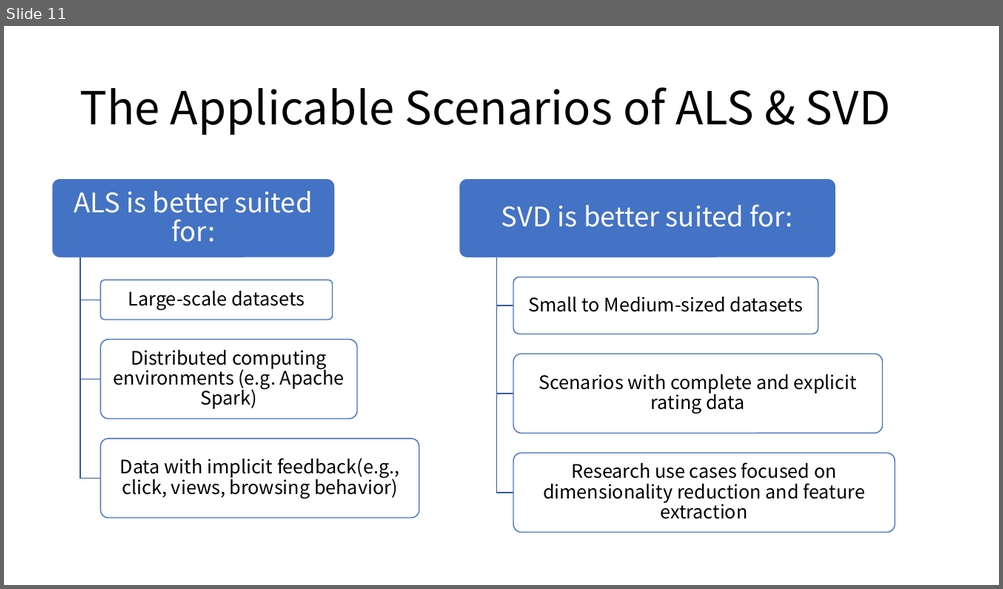
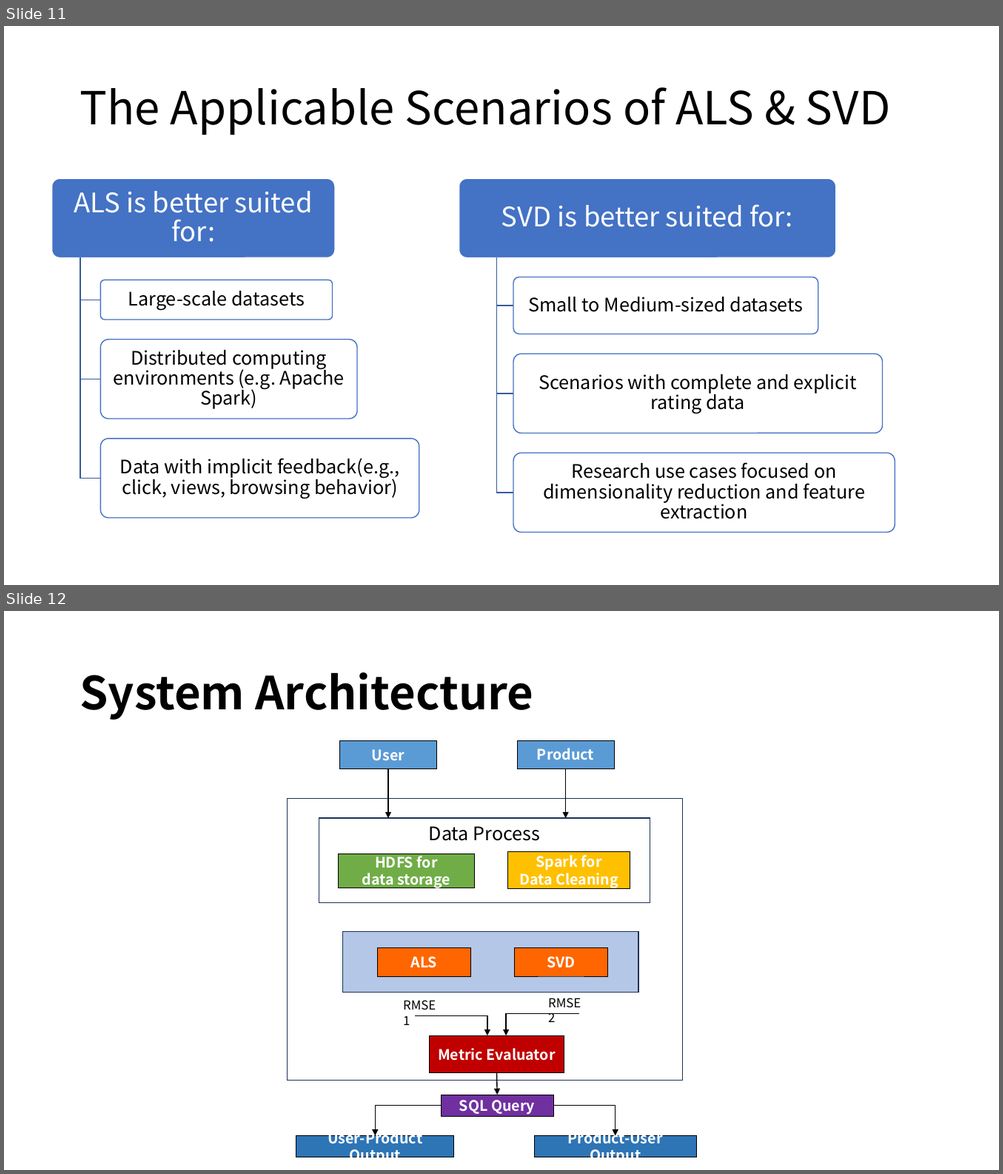
Before and after one commit to susie682/752-project, a slide deck: Commerce Product Recommendation with Spark ML-PPT.pptx. Shown one above the other, each under a label of ours: slide 11 before the commit, slides 11 and 12 after it. The pictures are 1003x589 and 1003x1174 pixels, drawn with LibreOffice and Linux fonts; fonts in the diff are those of the drawing. Boxes give left, top, right and bottom in pixels: in the first picture for what was removed or moved away, otherwise in the second. Text is boxed around its words. In the diff, an @@ line names an element or a change of style, - is before the commit and + after.

Commit message:
PPT

```diff
--- a/Commerce Product Recommendation with Spark ML-PPT.pptx
+++ b/Commerce Product Recommendation with Spark ML-PPT.pptx
@@ slide 12 added at (x1=4, y1=611, x2=999, y2=1170), background #FFFFFF @@
@@ title added at (x1=79, y1=672, x2=533, y2=720), 44 pt, text #000000, bold @@
+System Architecture
@@ rectangle added at (x1=340, y1=741, x2=437, y2=769), fill #5B9BD5, outline #000000 0.5 pt, 14 pt, text #FFFFFF, bold @@
+User
@@ rectangle added at (x1=518, y1=741, x2=614, y2=769), fill #5B9BD5, outline #000000 0.5 pt, 14 pt, text #FFFFFF, bold @@
+Product
@@ arrow added from (388, 769) to (388, 818), #000000 1 pt @@
@@ arrow added from (566, 769) to (566, 818), #000000 1 pt @@
@@ rectangle added at (x1=287, y1=799, x2=683, y2=1081), outline #1E3256 1 pt @@
@@ rectangle added at (x1=318, y1=818, x2=650, y2=903), outline #1E3256 1 pt, 18 pt, text #000000 @@
+Data Process
@@ rectangle added at (x1=338, y1=854, x2=475, y2=888), fill #70AD47, outline #000000 0.5 pt, 14 pt, text #FFFFFF, bold @@
+HDFS for
+data storage
@@ rectangle added at (x1=508, y1=852, x2=630, y2=889), fill #FFC000, outline #000000 0.5 pt, 14 pt, text #FFFFFF, bold @@
+Spark for
+Data Cleaning
@@ group added at (x1=343, y1=932, x2=638, y2=1025): 3 rectangles, 2 texts @@
+ALS
+SVD
+RMSE 1
+RMSE 2
@@ elbow arrow added from (415, 1016) to (487, 1037), #000000 1 pt @@
@@ elbow arrow added from (578, 1014) to (506, 1037), #000000 1 pt @@
@@ rectangle added at (x1=430, y1=1037, x2=563, y2=1073), fill #C00000, outline #000000 0.5 pt, 14 pt, text #FFFFFF, bold @@
+Metric Evaluator
@@ arrow added from (496, 1073) to (497, 1095), #000000 1 pt @@
@@ rectangle added at (x1=441, y1=1095, x2=553, y2=1117), fill #7030A0, outline #000000 0.5 pt, 14 pt, text #FFFFFF, bold @@
+SQL Query
@@ elbow arrow added from (441, 1105) to (375, 1136), #000000 1 pt @@
@@ elbow arrow added from (553, 1105) to (615, 1136), #000000 1 pt @@
@@ rectangle added at (x1=296, y1=1136, x2=454, y2=1158), fill #2E75B6, outline #000000 0.5 pt, 14 pt, text #FFFFFF, bold @@
+User-Product Output
@@ rectangle added at (x1=534, y1=1136, x2=696, y2=1158), fill #2E75B6, outline #000000 0.5 pt, 14 pt, text #FFFFFF, bold @@
+Product-User Output
```
Also in this commit, not shown: 1 slide removed.
